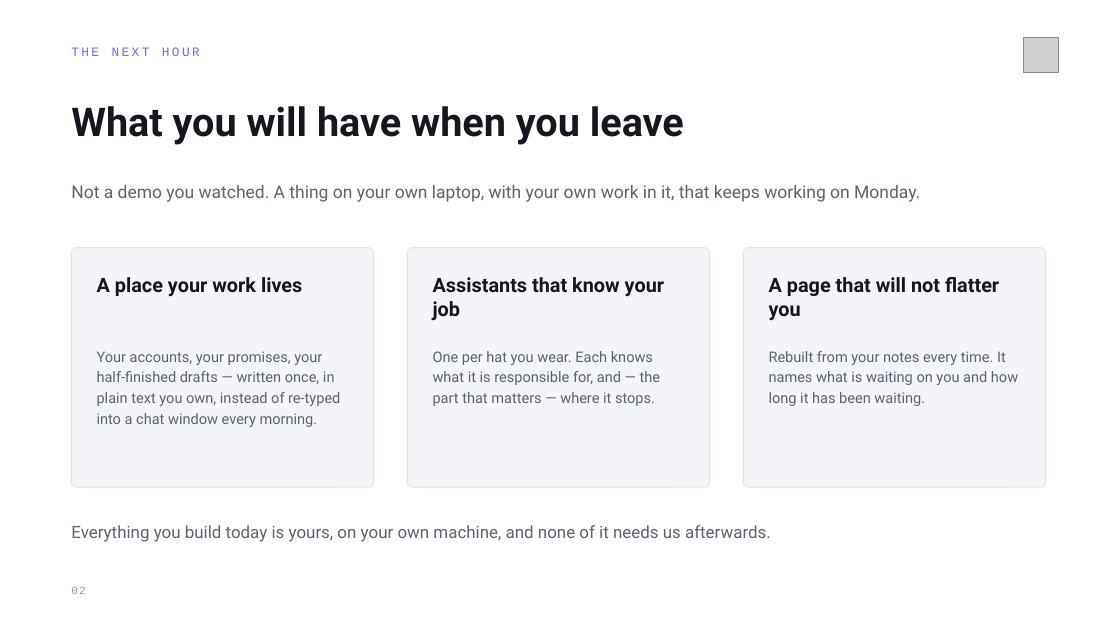
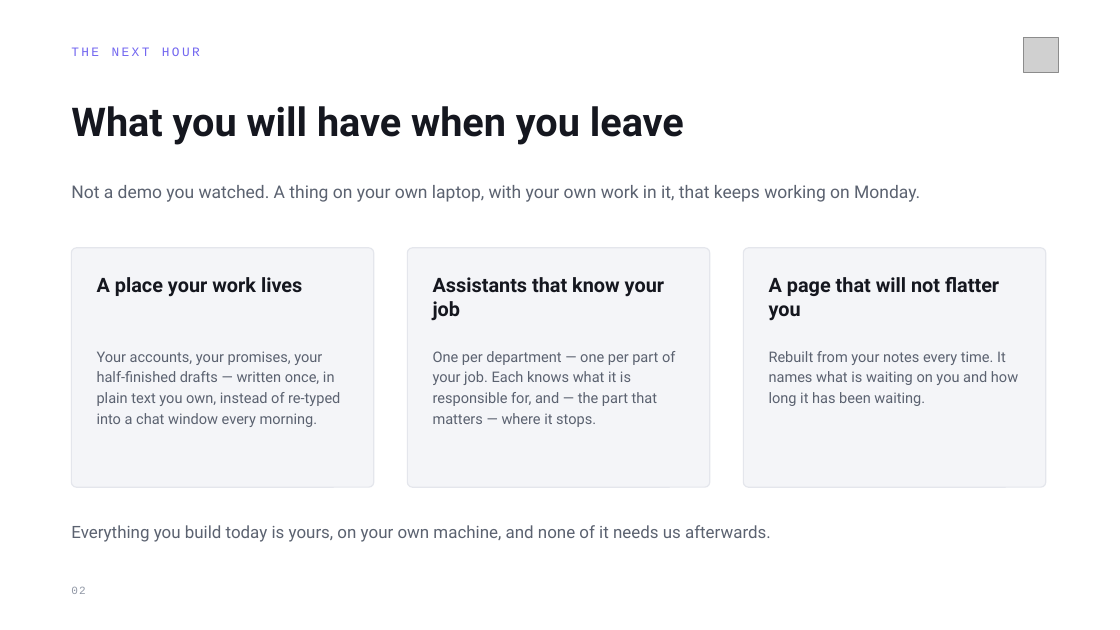
Before and after one commit to MeshPro-iPaaS/ai-ops-framework, a slide deck: slide 2 of docs/Your AI Second Brain — a hands-on hour.pptx. Drawn at 1120x630 pixels with LibreOffice and Linux fonts; fonts in the diff are those of the drawing; grey boxes stand for pictures. Boxes give left, top, right and bottom in pixels: in the first picture for what was removed or moved away, otherwise in the second. Text is boxed around its words. In the diff, an @@ line names an element or a change of style, - is before the commit and + after.

```diff
--- a/docs/Your AI Second Brain — a hands-on hour.pptx
+++ b/docs/Your AI Second Brain — a hands-on hour.pptx
@@ text at [433,351,675,427]: text changed @@
-One per hat you wear. Each knows what it is responsible for, and — the part that matters — where it stops.
+One per department — one per part of your job. Each knows what it is responsible for, and — the part that matters — where it stops.
```
Also in this commit, not shown: 5 other slides changed, 4 other files.
